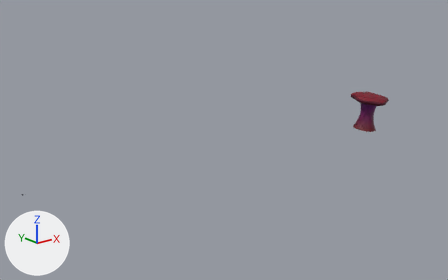
The glTF model app/src/main/assets/models/toadstool_leather.glb as it was, and as the next commit left it.
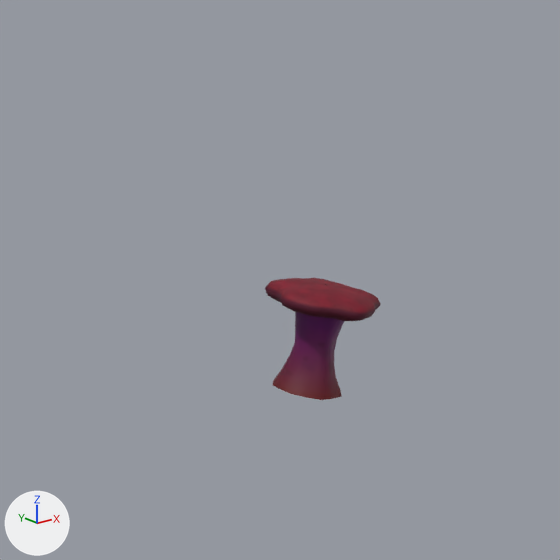
There are two pictures of each version: one whole from a camera (50 mm lens) standing at (-33.1, -93.8, 38.8) and looking at (30.1, -14.8, 7.2), one close up on the part from 59% to 100% of the width and 0% to 66% of the height. The axes (+X, +Y, +Z) are drawn at lower left. The lights are the same throughout. The last two pictures show the newer version. Where no turn or scale is listed for an object, it has been applied to the vertices.

Objects in the first close-up: 'Body'.
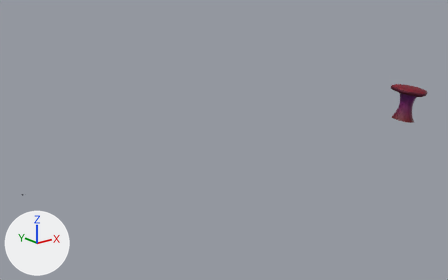
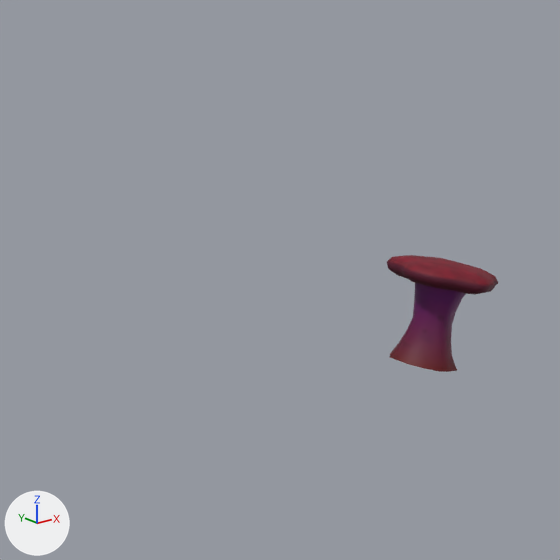
Location of each change, (x1, y1, x2, y2) in pixels of the close-ups (560 x 560 px; the box of a moved part takes in the faces that stretch with it):
'Body', reshaped: before (265, 278, 381, 400); after (387, 255, 498, 372)
part 1 of me_body, moved or reshaped: before (272, 312, 345, 400); after (390, 283, 466, 372)
part 2 of me_body, moved or reshaped: before (265, 278, 381, 321); after (387, 255, 498, 295)

Edits to the bpy script that builds the scene:
```text
Change me_body:
    used by ob_body; location = (0.0, 0.0, 0.0)
    remove me_body.from_pydata(...)  # 322 vertices, 560 faces; spans x 49.18..55.41, y -30.99..-24.21, z 7.9..14.42
    add me_body.from_pydata(...)  # 322 vertices, 560 faces; spans x 58.0..64.17, y -32.8..-26.01, z 8.38..14.98
    me_body part 1: the loose piece of 98 vertices spanning x 50.03..54.05, y -29.12..-25.11, z 7.9..13.32 is multiplied about its middle by the matrix ((0.997, -0.003, 0.078), (0.001, 1.0, 0.017), (-0.078, -0.017, 0.997)), then moved by (8.57, -1.85, 0.52)
    me_body part 2: the loose piece of 224 vertices spanning x 49.18..55.41, y -30.99..-24.21, z 12.67..14.42 is multiplied about its middle by the matrix ((0.997, -0.004, 0.079), (0.003, 1.0, 0.017), (-0.079, -0.017, 0.997)), then moved by (8.8, -1.8, 0.5)
```
